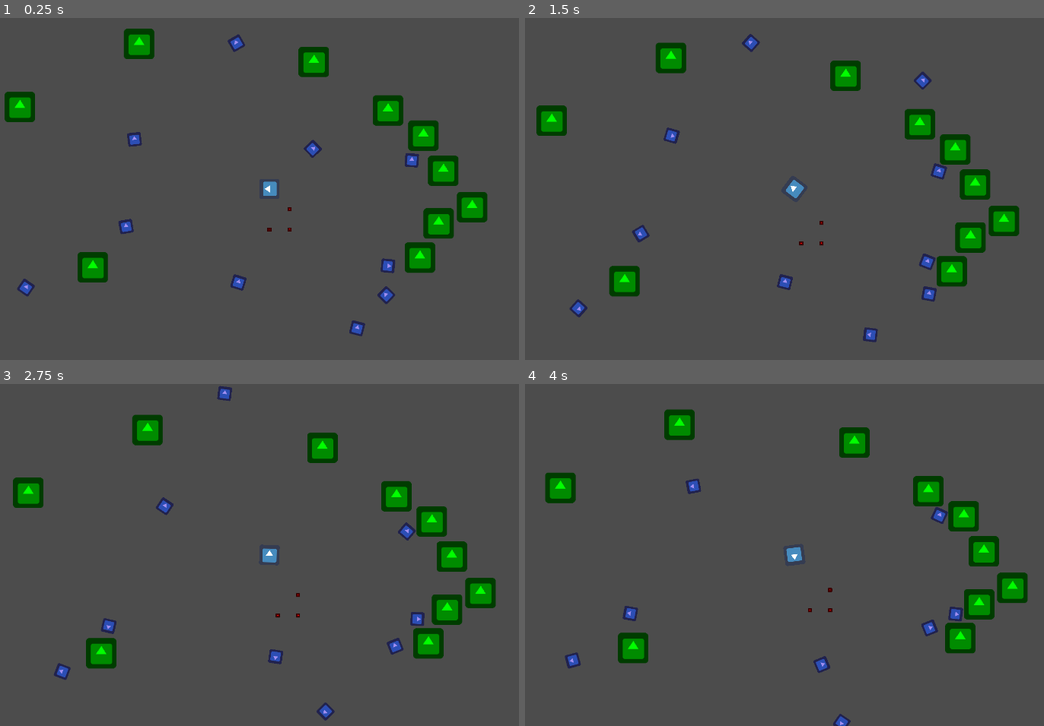
Above: before the commit, frames 1-4 (two rows, left to right).
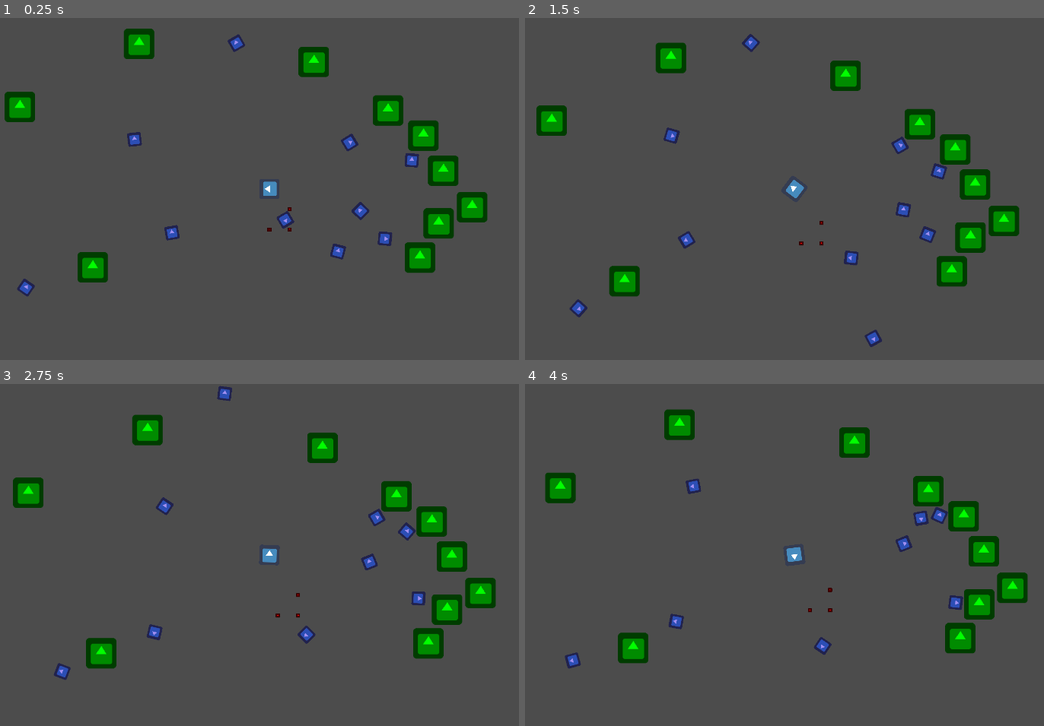
Above: after the commit, the same moments.

Repository: ebrahimebrahim/hungry_and_slow
Game: Godot game, scene res://Main.tscn
Two runs of this game, one before a commit and one after it. Both use one fixed random seed, a clock stepped at 60 frames per second and the inputs below. The engine's default icon, where the game draws it, is replaced by a stand-in: a white triangle on a blue panel in a dark square.
Inputs (mouse positions are in pixels of both pictures, inside the frame that each line leads up to):
- Up to frame 1 (0.25 s): no input
- Up to frame 2 (1.5 s): move the mouse to (929, 171) at 0.52 s; click (929, 171) at 0.67 s; move the mouse to (670, 206) at 1.27 s; click (670, 206) at 1.42 s
- Up to frame 3 (2.75 s): move the mouse to (332, 479) at 2.02 s; click (332, 479) at 2.17 s
- Up to frame 4 (4 s): move the mouse to (763, 623) at 2.77 s; click (763, 623) at 2.92 s; move the mouse to (976, 606) at 3.52 s; click (976, 606) at 3.67 s

The runs differ from the first frame. In frame 1, 1.2% of the frame differs, in the area x 22-77%, y 33-94%; in frame 2, 1.2%; in frame 3, 1.0%; in frame 4, 1.0%.

Commit message:
setup behavior states for prey

Diff:
--- a/hungry_and_slow/Main.gd
+++ b/hungry_and_slow/Main.gd
@@ -4,8 +4,4 @@
 onready var prey_list = get_node("PreyList")
 
 func _process(delta):
-	for prey in prey_list.get_children():
-			if prey.position.distance_to(player.position) < prey.freakout_radius:
-				prey.player_spotted(player.position)
-			else:
-				prey.player_not_spotted()
+	pass
--- a/hungry_and_slow/Main.tscn
+++ b/hungry_and_slow/Main.tscn
@@ -54,13 +54,13 @@
 position = Vector2( -426.643, -141.999 )
 
 [node name="Prey3" parent="PreyList" instance=ExtResource( 4 )]
-position = Vector2( -448.857, 132.496 )
+position = Vector2( -304.153, 152.091 )
 
 [node name="Prey4" parent="PreyList" instance=ExtResource( 4 )]
-position = Vector2( 369.866, 295.923 )
+position = Vector2( 356.3, 166.292 )
 
 [node name="Prey5" parent="PreyList" instance=ExtResource( 4 )]
-position = Vector2( 369.866, 295.923 )
+position = Vector2( 299.021, 77.3592 )
 
 [node name="Prey6" parent="PreyList" instance=ExtResource( 4 )]
 position = Vector2( 453.96, -76.9451 )
@@ -69,15 +69,17 @@
 position = Vector2( -99.7888, -446.64 )
 
 [node name="Prey8" parent="PreyList" instance=ExtResource( 4 )]
-position = Vector2( -106.135, 307.029 )
+position = Vector2( 201.362, -99.952 )
 
 [node name="Prey9" parent="PreyList" instance=ExtResource( 4 )]
 position = Vector2( -774.124, 324.483 )
 
 [node name="Prey10" parent="PreyList" instance=ExtResource( 4 )]
-position = Vector2( 274.666, 454.59 )
+position = Vector2( 214.373, 211.909 )
 
-[node name="Player" type="KinematicBody2D" parent="."]
+[node name="Player" type="KinematicBody2D" parent="." groups=[
+"player",
+]]
 z_index = 5
 script = ExtResource( 2 )
 direction_vec = Vector2( -1, 0 )
--- a/hungry_and_slow/Prey.gd
+++ b/hungry_and_slow/Prey.gd
@@ -1,10 +1,19 @@
 extends "Creature.gd"
 
-export var freakout_radius = 200
 export var panic_time = 3 # will be the wait_time of child node panic timer
 
-var player_nearby = false
-var last_known_player_pos = null # will be a Vector2
+
+enum Behavior {IDLE,
+			   RUNNING_AWAY,
+			   SEEKING_SAFETY}
+
+var state : int = Behavior.IDLE
+
+# Used for RUNNING_AWAY
+var thing_running_away_from : Node = null
+
+# Used for SEEKING_SAFETY
+var last_known_danger_pos = null # will be a Vector2
 
 var max_speed = 300
 
@@ -12,8 +21,8 @@
 
 
 func player_spotted(pos : Vector2):
-	player_nearby = true
-	last_known_player_pos = pos
+#	player_nearby = true
+#	last_known_player_pos = pos
 	panic_cooldown.stop()
 
 
@@ -23,14 +32,34 @@
 
 
 func _physics_process(delta):
-	if player_nearby:
-		step_rotate(position - last_known_player_pos,delta)
-		step_move_ahead(max_speed)
-	else:
-		step_rotate(direction_vec.rotated(0.5*(0.5-randf())*2*PI),delta)
-		step_move_ahead(max_speed/5)
+	match state:
+		Behavior.IDLE:
+			step_rotate(direction_vec.rotated(0.5*(0.5-randf())*2*PI),delta)
+			step_move_ahead(max_speed/5)
+		Behavior.RUNNING_AWAY:
+			step_rotate(position - thing_running_away_from.position,delta)
+			step_move_ahead(max_speed)
+		Behavior.SEEKING_SAFETY:
+			step_rotate(position - last_known_danger_pos,delta)
+			step_move_ahead(max_speed)
+
 
 
 
 func _on_Panic_Cooldown_timeout():
-	player_nearby = false
+	if state == Behavior.SEEKING_SAFETY:
+		state = Behavior.IDLE
+
+
+func _on_VisibilityRegion_body_entered(body):
+	if body.is_in_group("player"):
+		state = Behavior.RUNNING_AWAY
+		panic_cooldown.stop()
+		thing_running_away_from = body
+
+
+func _on_VisibilityRegion_body_exited(body):
+	if body.is_in_group("player"):
+		state = Behavior.SEEKING_SAFETY
+		panic_cooldown.start(panic_time)
+		last_known_danger_pos = body.position
--- a/hungry_and_slow/Prey.tscn
+++ b/hungry_and_slow/Prey.tscn
@@ -6,9 +6,14 @@
 [sub_resource type="RectangleShape2D" id=1]
 extents = Vector2( 21.7536, 21.503 )
 
+[sub_resource type="CircleShape2D" id=2]
+radius = 200.0
+
 [node name="Prey" type="KinematicBody2D"]
-position = Vector2( 95.3719, -70.5984 )
 script = ExtResource( 1 )
+__meta__ = {
+"_edit_group_": true
+}
 
 [node name="Sprite" type="Sprite" parent="."]
 modulate = Color( 0.627451, 0.560784, 0.94902, 1 )
@@ -20,4 +25,11 @@
 
 [node name="CollisionShape2D" type="CollisionShape2D" parent="."]
 shape = SubResource( 1 )
+
+[node name="VisibilityRegion" type="Area2D" parent="."]
+
+[node name="CollisionShape2D" type="CollisionShape2D" parent="VisibilityRegion"]
+shape = SubResource( 2 )
 [connection signal="timeout" from="Panic Cooldown" to="." method="_on_Panic_Cooldown_timeout"]
+[connection signal="body_entered" from="VisibilityRegion" to="." method="_on_VisibilityRegion_body_entered"]
+[connection signal="body_exited" from="VisibilityRegion" to="." method="_on_VisibilityRegion_body_exited"]
Not shown: 1 places in hungry_and_slow/Prey.tscn that only renumber resources
